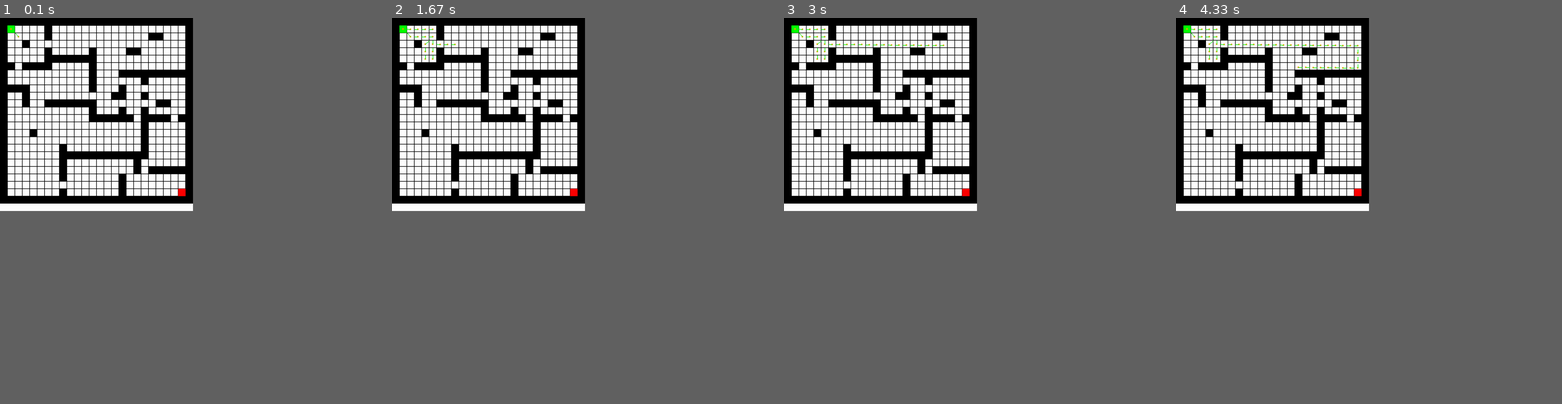
Above: before the commit, frames 1-4 (left to right).
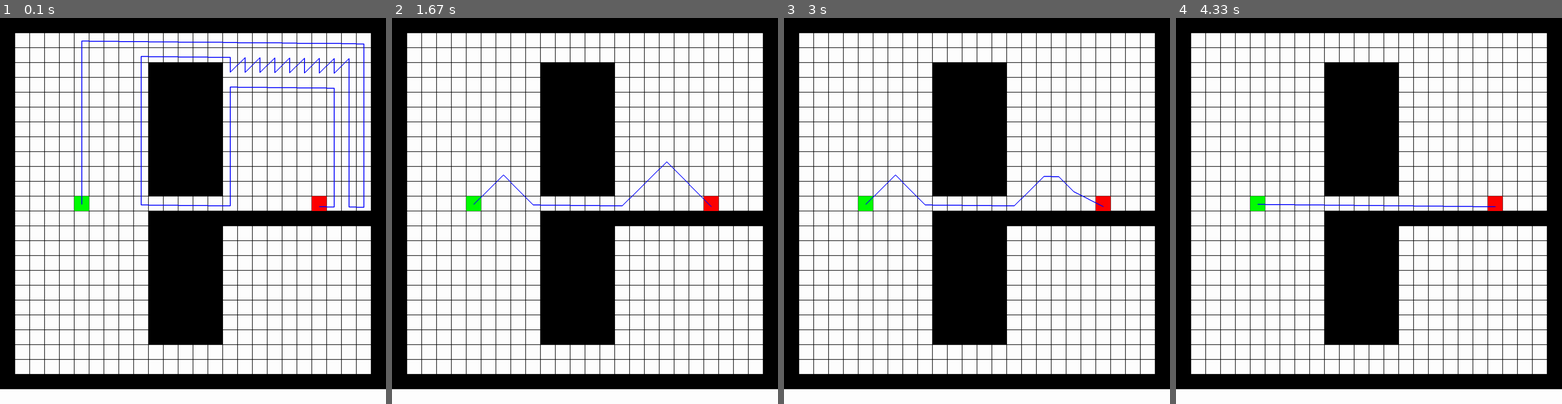
Above: after the commit, the same moments.

Repository: Hedman88/AI_Labb2
Game: pygame game, started from main.py
Same seed, same stepped clock (60 frames per second), same inputs: the game is played once before the commit and once after it.
Inputs:
- Up to frame 1 (0.1 s): no input
- Up to frame 2 (1.67 s): no input
- Up to frame 3 (3 s): no input
- Up to frame 4 (4.33 s): no input
In our replay, the window is 450x450 before the commit and 900x900 after it. These sizes can differ from the game's own. Grey fills any space a smaller window leaves; there, only what the larger window draws over its background counts as a difference.

The runs differ from the first frame. In frame 1, 39% of the frame differs, in the area x 0-100%, y 0-97%; in frame 2, 38%; in frame 3, 38%; in frame 4, 38%.

Commit message:
Fixed line search and added timers

Diff:
--- a/Map4.txt
+++ b/Map4.txt
@@ -10,7 +10,7 @@
 X000000000XXXXX0000000000X
 X000000000XXXXX0000000000X
 X000000000XXXXX0000000000X
-X0000S0000XXXXX000000G000X
+X0000S000000000000000G000X
 X000000000XXXXXXXXXXXXXXXX
 X000000000XXXXX0000000000X
 X000000000XXXXX0000000000X
--- a/main.py
+++ b/main.py
@@ -1,26 +1,52 @@
-import pathfinder, mapreader
+import pathfinder, mapreader, timer, cProfile, time
 import pygamegui as gui
-from pygame.locals import *
 
-#maprows = mapreader.ReadMap("Map2.txt")
+
+
 gui.DrawMap()
 mapreader.InitMapBlocks()
 gui.Update()
-#pathfinder.pf.dfs(pathfinder.paths.GetStart())
-#pathfinder.pf.bfs(pathfinder.paths.GetStart())
-#pathfinder.pf.AStar(pathfinder.paths.GetStart())
+#cProfile.run("pathfinder.pf.AStar(pathfinder.paths.GetStart())")
+
+timer.StartTimer()
+pathfinder.pf.dfs(pathfinder.paths.GetStart())
+timer.StopTimer()
+timer.PrintTime("dfs")
+gui.Clear()
+gui.DrawPath(pathfinder.pf.path)
+gui.Update()
+time.sleep(1)
+pathfinder.pf.Reset()
+
+timer.StartTimer()
+pathfinder.pf.bfs(pathfinder.paths.GetStart())
+timer.StopTimer()
+timer.PrintTime("bfs")
+gui.Clear()
+gui.DrawPath(pathfinder.pf.path)
+gui.Update()
+time.sleep(1)
+pathfinder.pf.Reset()
+
+timer.StartTimer()
+pathfinder.pf.AStar(pathfinder.paths.GetStart())
+timer.StopTimer()
+timer.PrintTime("ASt")
+gui.Clear()
+gui.DrawPath(pathfinder.pf.path)
+gui.Update()
+gui.Update()
+time.sleep(1)
+pathfinder.pf.Reset()
+
+timer.StartTimer()
 pathfinder.pf.LineSearch(pathfinder.paths.GetStart())
-#print(pathfinder.pf.path)
+timer.StopTimer()
+timer.PrintTime("Lin")
+gui.Clear()
+gui.DrawPath(pathfinder.pf.path)
+gui.Update()
 
-#for i in pathfinder.pf.path:
-#    print(i.id)
-#    pygame.draw.circle(display, (150,0,150), ((i.id%100 + 1)*(rectSize) - rectSize/2, (i.id/100 + 1)*(rectSize) - rectSize/2), 3)
-
-gui.DrawPath(pathfinder.pf.path)
-
-gui.Update()
 while True:
     gui.Update()
-
-
     gui.clock.tick(gui.FPS)
--- a/mapreader.py
+++ b/mapreader.py
@@ -45,8 +45,12 @@
                 neighbours.append(NW)
 
             if(maprows[i][j] == "0"):
-                pathfinder.paths.pathBlocks.append(pathfinder.PathBlock(selfID, neighbours, True, False, False))
+                pathfinder.paths.pathBlocks[selfID] = pathfinder.PathBlock(selfID, neighbours, True, False, False)
             if(maprows[i][j] == "S"):
-                pathfinder.paths.pathBlocks.append(pathfinder.PathBlock(selfID, neighbours, True, False, True))
+                block = pathfinder.PathBlock(selfID, neighbours, True, False, True)
+                pathfinder.paths.pathBlocks["start"] = block
+                pathfinder.paths.pathBlocks[selfID] = block
             if(maprows[i][j] == "G"):
-                pathfinder.paths.pathBlocks.append(pathfinder.PathBlock(selfID, neighbours, True, True, False))
+                block = pathfinder.PathBlock(selfID, neighbours, True, True, False)
+                pathfinder.paths.pathBlocks["goal"] = block
+                pathfinder.paths.pathBlocks[selfID] = block
--- a/pathfinder.py
+++ b/pathfinder.py
@@ -1,23 +1,27 @@
 import pygamegui as gui
-import time, math
+import time, math, timer
 
 class PathFinder:
     goalFound = False
     visited = []
     path = []
+
+    def Reset(self):
+        self.visited = []
+        self.path = []
+        self.goalFound = False
+
     def dfs(self, currentBlock):
-        gui.Clear()
-        gui.DrawVisited(self.visited)
-        gui.Update()
+        # gui.Clear()
+        # gui.DrawVisited(self.visited)
+        # gui.Update()
         if(currentBlock.isGoal):
             self.goalFound = True
             self.path.append(currentBlock)
             return
         if(currentBlock not in self.visited and self.goalFound == False):
             self.visited.append(currentBlock)
-            print(currentBlock)
             for neighbour in currentBlock.adjacents:
-                print(neighbour)
                 neighbourBlock = paths.GetBlockByID(neighbour)
                 if(neighbourBlock.traversable):
                     self.dfs(neighbourBlock)
@@ -31,7 +35,6 @@
         bfsQ.append(startBlock)
         while bfsQ:
             s = bfsQ.pop(0)
-            print(s.id)
             for neighbour in s.adjacents:
                 neighbourBlock = paths.GetBlockByID(neighbour)
                 if neighbourBlock not in self.visited:
@@ -39,11 +42,9 @@
                     bfsQ.append(neighbourBlock)
                     neighbourBlock.prevBlockID = s.id
                     if(neighbourBlock.isGoal):
-                        print(neighbourBlock)
                         self.path.append(neighbourBlock)
                         prevID = neighbourBlock.prevBlockID
                         while(prevID != 0):
-                            print("going")
                             prevBlock = paths.GetBlockByID(prevID)
                             self.path.append(prevBlock)
                             prevID = prevBlock.prevBlockID
@@ -56,7 +57,6 @@
         openList.append(startBlock)
 
         while openList:
-            print("running")
             q = openList[0]
             #find best block by f value
             for i in range(len(openList)):
@@ -72,8 +72,6 @@
                     self.path.append(neighbourBlock)
                     prevID = q.prevBlockID
                     while(prevID != 0):
-                        print("going")
-                        #print(prevID)
                         prevBlock = paths.GetBlockByID(prevID)
                         self.path.append(prevBlock)
                         prevID = prevBlock.prevBlockID
@@ -95,14 +93,13 @@
                     neighbourBlock.prevBlockID = q.id
                     openList.append(neighbourBlock)
             closedList.append(q)
-            gui.Clear()
-            gui.DrawAStar(openList, closedList)
-            gui.Update()
-            time.sleep(0.01)
+            # gui.Clear()
+            # gui.DrawAStar(openList, closedList)
+            # gui.Update()
+            # time.sleep(0.01)
 
     def LineSearch(self, startBlock):
         self.visited.append(startBlock)
-        print(startBlock.id)
         lineQ = []
         sbQ = []
         # Initiate first 3 directional lines
@@ -117,58 +114,42 @@
         while sbQ:
             sb = sbQ.pop(0)
             nID = sb.adjacents[0]
-            #Get neighbour closest to goal
+            if (self.goalFound):
+                return
             for neighbourID in sb.adjacents:
-                if(self.Diagonal(neighbourID) < self.Diagonal(nID) and paths.GetBlockByID(neighbourID) not in self.visited):
-                    nID = neighbourID
+                if(paths.GetBlockByID(neighbourID) not in self.visited):
+                    sbQ.append(self.SendLine(sb, neighbourID))
+
             nextStartBlock = self.SendLine(sb, nID)
-            if(nextStartBlock.isGoal):
-                self.path.append(nextStartBlock)
-                prevID = nextStartBlock.prevBlockID
-                while (prevID != 0):
-                    print("going")
-                    prevBlock = paths.GetBlockByID(prevID)
-                    self.path.append(prevBlock)
-                    prevID = prevBlock.prevBlockID
-                return
             sbQ.append(nextStartBlock)
-        # for neighbourID in lineQ:
-        #     nBlock = paths.GetBlockByID(neighbourID)
-        #     self.visited.append(nBlock)
-        #     nBlock.prevBlockID = startBlock.id
-        #     nextID_dif = nBlock.id - startBlock.id
-        #     print(nextID_dif)
-        #     while True:
-        #         nextID = nBlock.id + nextID_dif
-        #         if nextID not in nBlock.adjacents:
-        #             lineQ.append(nBlock.id)
-        #             break
-        #         nBlock = paths.GetBlockByID(nextID)
-        #         nBlock.prevBlockID = nextID - nextID_dif
-        #         self.visited.append(nBlock)
-        #         gui.Clear()
-        #         gui.DrawVisited(self.visited)
-        #         gui.Update()
-        #         time.sleep(0.1)
+
 
     def SendLine(self, startBlock, dir):
         nextID_dif = dir - startBlock.id
         while True:
             nextID = startBlock.id + nextID_dif
             if nextID not in startBlock.adjacents:
+                self.visited.append(startBlock)
                 return startBlock
             startBlock = paths.GetBlockByID(nextID)
+
             if(startBlock in self.visited):
                 return startBlock
             startBlock.prevBlockID = nextID - nextID_dif
             if(startBlock.isGoal):
                 self.goalFound = True
+                self.path.append(startBlock)
+                prevID = startBlock.prevBlockID
+                while (prevID != 0):
+                    prevBlock = paths.GetBlockByID(prevID)
+                    self.path.append(prevBlock)
+                    prevID = prevBlock.prevBlockID
                 return startBlock
             self.visited.append(startBlock)
-            gui.Clear()
-            gui.DrawVisited(self.visited)
-            gui.Update()
-            time.sleep(0.1)
+            # gui.Clear()
+            # gui.DrawVisited(self.visited)
+            # gui.Update()
+            # time.sleep(0.01)
 
     def Manhattan(self, currentID):
         xCur = currentID % 100
@@ -196,7 +177,6 @@
         yCur = currentID / 100
         # Converting ID to coordinates
         goalID = paths.GetGoal().id
-        print("Goal id:", goalID)
         xGoal = goalID % 100
         yGoal = goalID / 100
 
@@ -221,22 +201,15 @@
         return paths.GetBlockByID(self.prevBlockID)
 
 class Paths:
-    pathBlocks = []
+    pathBlocks = {}
     def GetStart(self):
-        for i in self.pathBlocks:
-            if(i.isStart):
-                return i
+        return self.pathBlocks.get("start")
 
     def GetGoal(self):
-        for i in self.pathBlocks:
-            if(i.isGoal):
-                return i
+        return self.pathBlocks.get("goal")
 
     def GetBlockByID(self, ID):
-        for i in self.pathBlocks:
-            if(i.id == ID):
-                #print(ID)
-                return i
+        return self.pathBlocks.get(ID)
 
 paths = Paths()
 pf = PathFinder()
--- a/pygamegui.py
+++ b/pygamegui.py
@@ -6,8 +6,8 @@
 FPS = 60
 clock = pygame.time.Clock()
 
-maprows = mapreader.ReadMap("Map3.txt") #display based on amount of tiles in map
-displaySize = (len(maprows)*(len(maprows[0])-1))
+maprows = mapreader.ReadMap("Map4.txt") #display based on amount of tiles in map
+displaySize = (len(maprows)*(len(maprows[0])-1))*2
 display = pygame.display.set_mode((displaySize, displaySize))
 display.fill((255,255,255))
 pygame.display.set_caption("Path Finding")
@@ -46,7 +46,6 @@
         startPoint = (path[i].id%100 + 1)*(rectSize) - rectSize/2, (path[i].id/100 + 1)*(rectSize) - rectSize/2
         endPoint = (path[i+1].id%100 + 1)*(rectSize) - rectSize/2, (path[i+1].id/100 + 1)*(rectSize) - rectSize/2
         pygame.draw.line(display, (0,0,255), startPoint, endPoint, 3)
-        print(i)
 
 def DrawAStar(openList, closedList):
     for i in range(len(openList)):
--- /dev/null
+++ b/timer.py
@@ -0,0 +1,19 @@
+import time
+start = 0
+end = 0
+elapsedTime = 0
+def StartTimer():
+    global start
+    start = time.time()
+
+def StopTimer():
+    global start
+    global end
+    global elapsedTime
+    end = time.time()
+    elapsedTime = elapsedTime + (end - start)
+
+def PrintTime(method):
+    global elapsedTime
+    print("Time elapsed for ", method, ": ", elapsedTime)
+    elapsedTime = 0
